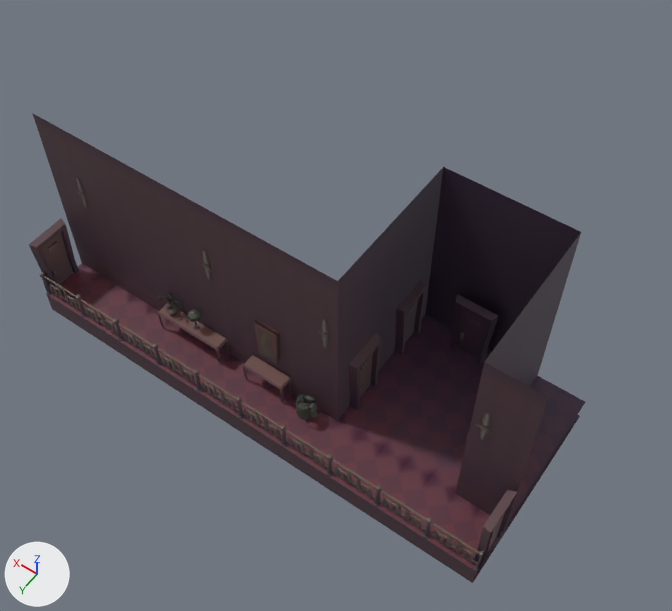
An edit to the FBX model Source/Game/data/models/PlatformMeshes/BackGround Lvl 2/BackgroundRoomsLevel2/SM_HotelRoom-D.fbx, drawn before and after from the same camera.
Camera for both pictures: a camera (50 mm lens) standing at (-40.2, 6.9, 106.4) and looking at (-28.3, -9.8, 80.1). The lights are fixed; the arrows at lower left show +X, +Y and +Z. The first picture is the older version. Where no turn or scale is listed for an object, it has been applied to the vertices. Vertices at exactly the same position are counted once.

The older version as bpy lines, for what is in view:
```python
me_plane_036 = bpy.data.meshes.new('Plane.036')
me_plane_036.from_pydata(...)  # 5812 vertices, 5081 faces; spans x -10.1..10.2, y 0.0..8.0, z -5.0..4.0
me_plane_036.materials.append(mat_material_002)  # picture img_t_bonytony_gradientatlas_background_dds
ob_sm_backgroundplane_018 = bpy.data.objects.new('SM_BackgroundPlane.018', me_plane_036)
ob_sm_backgroundplane_018.location = (-27.0, -13.5, 81.0)
```
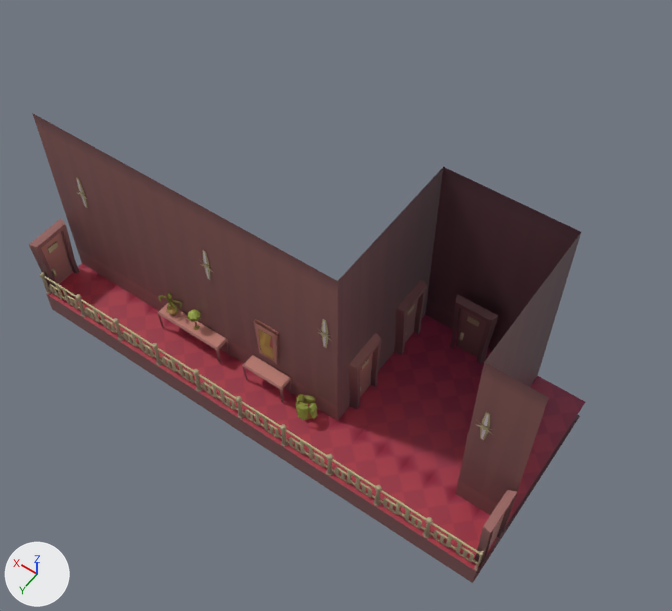
The newer file is also turned or shifted as a whole; pictures and numbers use the older file's frame.

Pixel boxes (x1, y1, x2, y2) of what changed, in the pictures (672 x 611 px; the box of a moved part takes in the faces that stretch with it):
part 1 of me_plane_036, moved or reshaped
    both: (113, 195, 549, 420)
part 2 of me_plane_036, recoloured
    both: (29, 113, 585, 583)

The change, as a list of edits to the scene's bpy script:
```text
Add img_t_bonytony_gradientatlas_midground_dds:
    img_t_bonytony_gradientatlas_midground_dds = load_image('T_BonyTony_GradientAtlas_MidGround.dds', '../../../../textures/T_BonyTony_GradientAtlas_MidGround.dds', 1024, 1024, 'sRGB')
Add mat_material_001:
    mat_material_001 = principled_material('Material.001')
    mat_material_001.texture = img_t_bonytony_gradientatlas_midground_dds
Change me_plane_036:
    used by ob_sm_backgroundplane_018; location = (-27.0, -13.5, 81.0)
    remove me_plane_036.from_pydata(...)  # 5812 vertices, 5081 faces; spans x -10.1..10.2, y 0.0..8.0, z -5.0..4.0
    add me_plane_036.from_pydata(...)  # 5796 vertices, 5081 faces; spans x -10.1..10.2, y 0.0..8.0, z -5.0..4.0
    me_plane_036 part 1
    21 vertices are removed from x -10.0..8.0, y 3.0..6.9, z -4.0..4.0
    61 faces are deleted
    4 vertices move within x -1.9..3.3, y 6.2..6.3, z -3.0..-2.0
    5 vertices are added at (-1.9, 6.2, -3.0), (-1.7, 6.3, -3.2), (-2.4, 6.7, -3.4), (-1.9, 6.9, -3.3), (3.3, 6.3, -1.9)
    61 new faces join them
    me_plane_036 part 2: 5021 faces spanning x -10.1..10.2, y 0.0..8.0, z -5.0..4.0 switch from mat_material_002 (picture img_t_bonytony_gradientatlas_background_dds) to mat_material_001 (picture img_t_bonytony_gradientatlas_midground_dds)
```
